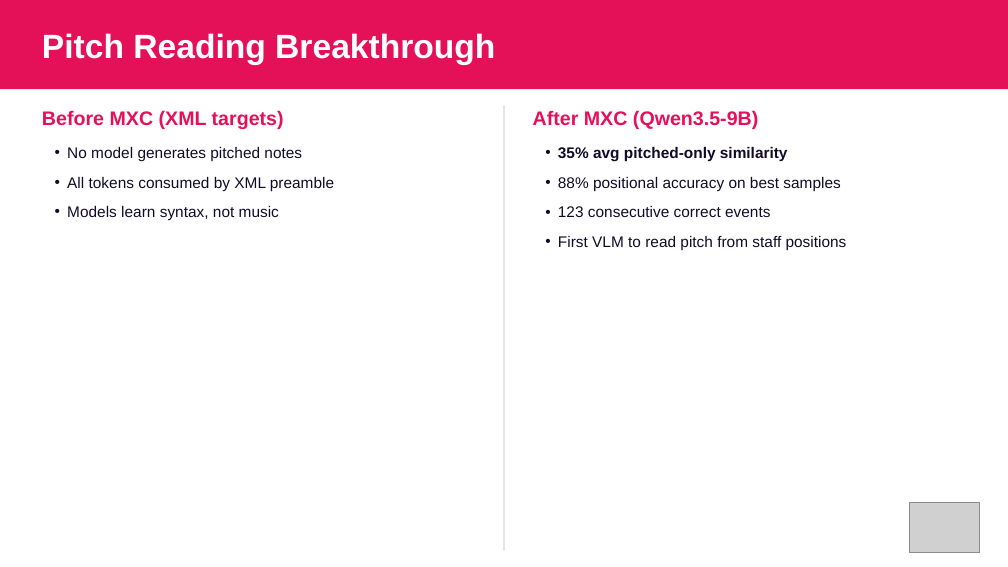
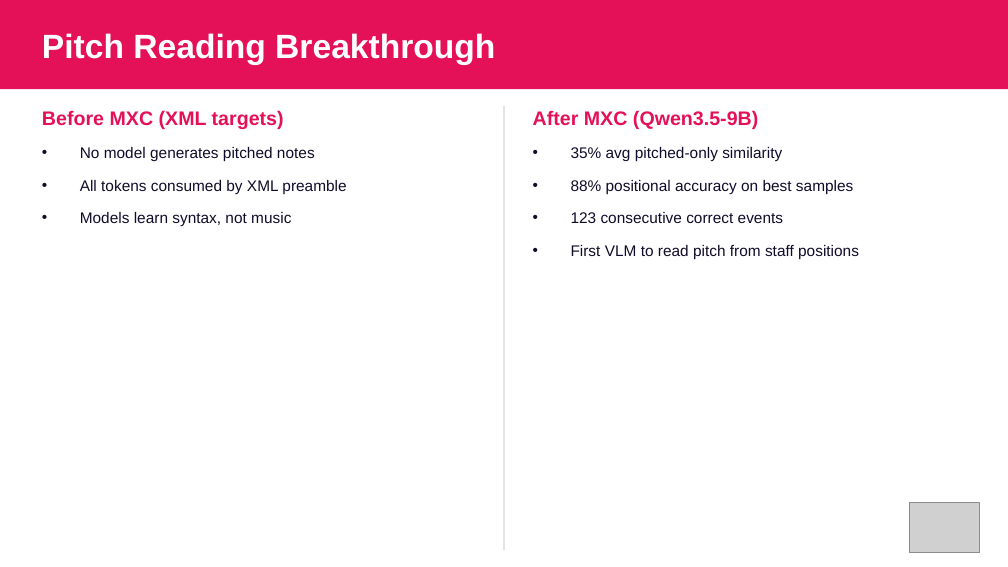
Before and after one commit to kungfuai/CVlization, a slide deck: slide 7 of examples/perception/optical_music_recognition/slides-omr-mxc/omr-mxc-results.pptx (slide 14 before the commit). Drawn at 1008x567 pixels with LibreOffice and Linux fonts; fonts in the diff are those of the drawing; grey boxes stand for pictures. Boxes give left, top, right and bottom in pixels: in the first picture for what was removed or moved away, otherwise in the second. Text is boxed around its words. In the diff, an @@ line names an element or a change of style, - is before the commit and + after.

```diff
--- a/examples/perception/optical_music_recognition/slides-omr-mxc/omr-mxc-results.pptx
+++ b/examples/perception/optical_music_recognition/slides-omr-mxc/omr-mxc-results.pptx
@@ text "No model generates pitched notes" at box(80, 147, 346, 226): indent changed; more space between paragraphs @@
@@ text "35% avg pitched-only similarity" at box(571, 147, 859, 259): bold off in "35% avg pitched-only similarity"; indent changed; more space between paragraphs @@
```
Also in this commit, not shown: 8 other slides changed, 7 slides removed, 31 other files.
